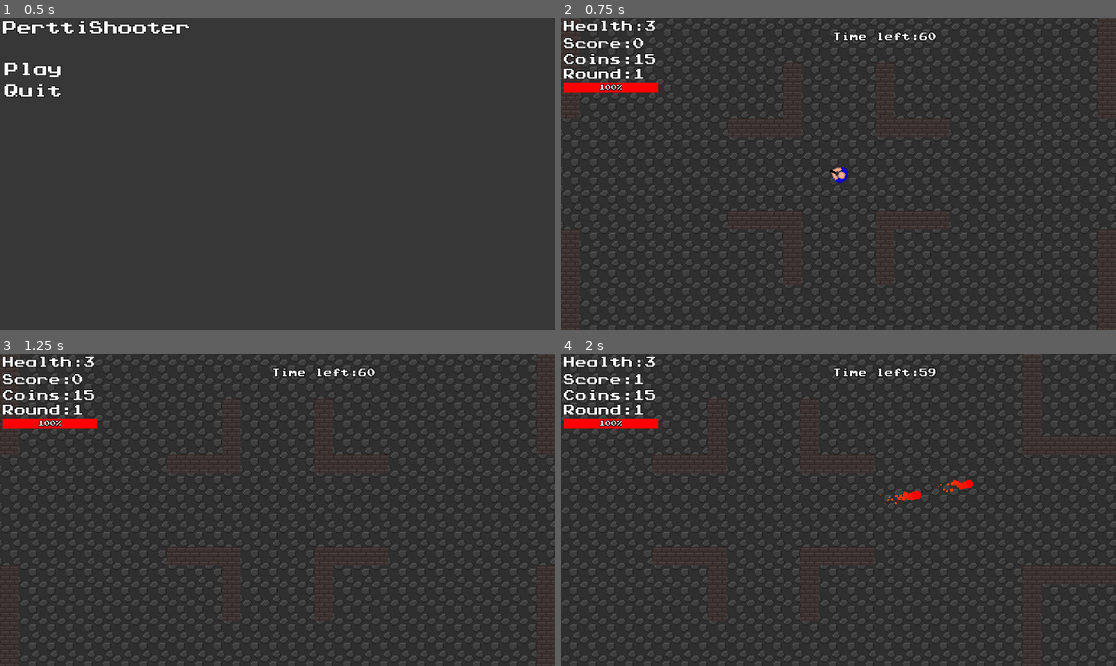
Above: before the commit, frames 1-4 (two rows, left to right).
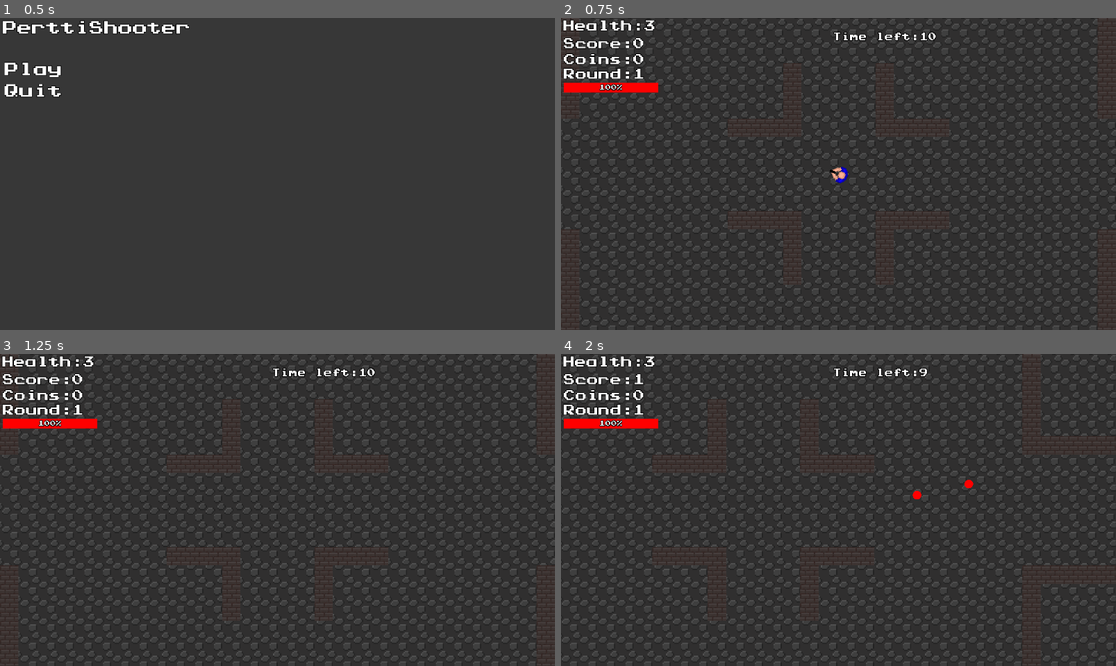
Above: after the commit, the same moments.

Repository: Kirottu/perttishooter
Game: Godot game, scene res://Scenes/MainMenu.tscn
The game is run twice, just before and just after one commit, with the same random seed, the same clock (stepped at 60 frames per second) and the same inputs.
Inputs (mouse positions are in pixels of both pictures, inside the frame that each line leads up to):
- Up to frame 1 (0.5 s): no input
- Up to frame 2 (0.75 s): click "Play" at 0.5 s
- Up to frame 3 (1.25 s): no input
- Up to frame 4 (2 s): tap Enter at 1.25 s; move the mouse to (960, 494) at 1.27 s; hold D (right) from 1.28 s (still down); hold Space (fire) from 1.28 s (still down)

Frame 1 is identical in both runs. In frame 2, 0.4% of the frame differs, in the area x 0-67%, y 0-15%; in frame 3, 0.4%; in frame 4, 0.6%, in the area x 0-74%, y 0-49%.

Commit message:
Added shop entries, fixed some bugs regarding core attacks, added Klassic sfx

Diff:
--- a/Scenes/Bullet.tscn
+++ b/Scenes/Bullet.tscn
@@ -46,6 +46,7 @@
 texture = ExtResource( 1 )
 
 [node name="Particles2D" type="Particles2D" parent="."]
+visible = false
 amount = 20
 speed_scale = 3.0
 process_material = SubResource( 6 )
--- a/Scenes/Enemy.tscn
+++ b/Scenes/Enemy.tscn
@@ -4,7 +4,7 @@
 [ext_resource path="res://Assets/Textures/Sprites/zombie1.png" type="Texture" id=2]
 [ext_resource path="res://Assets/Textures/Sprites/zombie_hurt1.png" type="Texture" id=3]
 [ext_resource path="res://Assets/Textures/Rectangles/black_rectangle.png" type="Texture" id=4]
-[ext_resource path="res://Assets/Audio/hurt.wav" type="AudioStream" id=5]
+[ext_resource path="res://Assets/Audio/damage/enemy_hit3.wav" type="AudioStream" id=5]
 [ext_resource path="res://Assets/Audio/explosion.wav" type="AudioStream" id=6]
 
 [sub_resource type="SpriteFrames" id=1]
--- a/Scenes/Level.tscn
+++ b/Scenes/Level.tscn
@@ -7,6 +7,7 @@
 [ext_resource path="res://Assets/Fonts/prstartk.ttf" type="DynamicFontData" id=5]
 [ext_resource path="res://Assets/Fonts/font.tres" type="DynamicFont" id=6]
 [ext_resource path="res://Scripts/PauseMenu.gd" type="Script" id=7]
+[ext_resource path="res://Assets/Audio/ui/menu_select.wav" type="AudioStream" id=8]
 
 [sub_resource type="ConvexPolygonShape2D" id=1]
 points = PoolVector2Array( 0, 0, 64, 0, 64, 64, 0, 64 )
@@ -84,52 +85,58 @@
 } ]
 4/z_index = 0
 
-[sub_resource type="StyleBoxFlat" id=15]
+[sub_resource type="StyleBoxFlat" id=5]
 bg_color = Color( 0, 0, 0, 0.607843 )
 
-[sub_resource type="DynamicFont" id=17]
+[sub_resource type="DynamicFont" id=6]
 size = 30
 outline_size = 2
 outline_color = Color( 0, 0, 0, 1 )
 font_data = ExtResource( 5 )
 
-[sub_resource type="DynamicFont" id=16]
+[sub_resource type="DynamicFont" id=18]
 size = 30
 outline_size = 2
 outline_color = Color( 0, 0, 0, 1 )
 font_data = ExtResource( 5 )
 
-[sub_resource type="StyleBoxFlat" id=5]
+[sub_resource type="DynamicFont" id=7]
+size = 30
+outline_size = 2
+outline_color = Color( 0, 0, 0, 1 )
+font_data = ExtResource( 5 )
+
+[sub_resource type="StyleBoxFlat" id=8]
 bg_color = Color( 1, 0, 0, 1 )
 
-[sub_resource type="StyleBoxFlat" id=6]
+[sub_resource type="StyleBoxFlat" id=9]
 bg_color = Color( 0.227451, 0.227451, 0.227451, 1 )
 
-[sub_resource type="DynamicFont" id=7]
+[sub_resource type="DynamicFont" id=10]
 size = 20
 outline_size = 2
 outline_color = Color( 0, 0, 0, 1 )
 font_data = ExtResource( 5 )
 
-[sub_resource type="DynamicFont" id=8]
+[sub_resource type="DynamicFont" id=11]
 size = 40
 outline_size = 2
 outline_color = Color( 0, 0, 0, 1 )
 font_data = ExtResource( 5 )
 
-[sub_resource type="DynamicFont" id=9]
+[sub_resource type="DynamicFont" id=12]
 size = 40
 outline_size = 2
 outline_color = Color( 0, 0, 0, 1 )
 font_data = ExtResource( 5 )
 
-[sub_resource type="DynamicFont" id=10]
+[sub_resource type="DynamicFont" id=13]
 size = 30
 outline_size = 2
 outline_color = Color( 0, 0, 0, 1 )
 font_data = ExtResource( 5 )
 
-[sub_resource type="Shader" id=11]
+[sub_resource type="Shader" id=14]
 code = "    shader_type canvas_item;
 
 uniform float amount : hint_range(0,0.5);
@@ -193,25 +200,36 @@
 }
 
 [node name="VBoxContainer" type="VBoxContainer" parent="HUD/Shop/Panel/ScrollContainer"]
-margin_right = 282.0
+margin_right = 432.0
+margin_bottom = 88.0
+custom_constants/separation = 10
+
+[node name="CoreHealthAdd" type="ToolButton" parent="HUD/Shop/Panel/ScrollContainer/VBoxContainer"]
+margin_right = 432.0
 margin_bottom = 39.0
-custom_constants/separation = 10
-
-[node name="CoreHealthAdd" type="ToolButton" parent="HUD/Shop/Panel/ScrollContainer/VBoxContainer"]
-margin_right = 282.0
-margin_bottom = 39.0
-custom_fonts/font = SubResource( 17 )
+custom_fonts/font = SubResource( 6 )
 custom_colors/font_color = Color( 1, 1, 1, 1 )
 custom_colors/font_color_hover = Color( 0.733333, 0.733333, 0.733333, 1 )
 custom_colors/font_color_pressed = Color( 0.478431, 0.47451, 0.47451, 1 )
-text = "100% Core"
+text = "100% Core 30C"
+align = 0
+
+[node name="PerttiHealth" type="ToolButton" parent="HUD/Shop/Panel/ScrollContainer/VBoxContainer"]
+margin_top = 49.0
+margin_right = 432.0
+margin_bottom = 88.0
+custom_fonts/font = SubResource( 18 )
+custom_colors/font_color = Color( 1, 1, 1, 1 )
+custom_colors/font_color_hover = Color( 0.733333, 0.733333, 0.733333, 1 )
+custom_colors/font_color_pressed = Color( 0.478431, 0.47451, 0.47451, 1 )
+text = "3HP Pertti 15C"
 
 [node name="ShopLabel" type="Label" parent="HUD/Shop/Panel"]
 margin_left = 10.0
 margin_top = 10.0
 margin_right = 40.0
 margin_bottom = 14.0
-custom_fonts/font = SubResource( 16 )
+custom_fonts/font = SubResource( 7 )
 text = "Shop"
 
 [node name="HUD" type="Node" parent="HUD"]
@@ -231,11 +249,11 @@
 }
 
 [node name="Label" type="Label" parent="HUD/HUD"]
-margin_left = 10.0
-margin_top = 10.0
-margin_right = 344.0
-margin_bottom = 81.0
-custom_fonts/font = SubResource( 8 )
+margin_left = 8.0
+margin_top = 8.0
+margin_right = 342.0
+margin_bottom = 79.0
+custom_fonts/font = SubResource( 11 )
 text = "Health: "
 __meta__ = {
 "_edit_use_anchors_": false
@@ -301,7 +319,7 @@
 [node name="RoundTimerIndicator" type="Label" parent="HUD/HUD"]
 margin_right = 40.0
 margin_bottom = 14.0
-custom_fonts/font = SubResource( 10 )
+custom_fonts/font = SubResource( 13 )
 __meta__ = {
 "_edit_use_anchors_": false
 }
@@ -480,8 +498,12 @@
 [node name="Area2D" type="Area2D" parent="Shop"]
 
 [node name="CollisionShape2D" type="CollisionShape2D" parent="Shop/Area2D"]
-shape = SubResource( 14 )
+shape = SubResource( 17 )
+
+[node name="Click" type="AudioStreamPlayer" parent="."]
+stream = ExtResource( 8 )
 [connection signal="pressed" from="HUD/Shop/Panel/ScrollContainer/VBoxContainer/CoreHealthAdd" to="." method="_on_CoreHealthAdd_pressed"]
+[connection signal="pressed" from="HUD/Shop/Panel/ScrollContainer/VBoxContainer/PerttiHealth" to="." method="_on_PerttiHealth_pressed"]
 [connection signal="pressed" from="HUD/PauseMenu/MainMenuButton" to="HUD/PauseMenu" method="_on_MainMenuButton_pressed"]
 [connection signal="pressed" from="HUD/PauseMenu/QuitButton" to="HUD/PauseMenu" method="_on_QuitButton_pressed"]
 [connection signal="pressed" from="HUD/PauseMenu/ResumeButton" to="HUD/PauseMenu" method="_on_ResumeButton_pressed"]
--- a/Scenes/MainMenu.tscn
+++ b/Scenes/MainMenu.tscn
@@ -1,7 +1,8 @@
-[gd_scene load_steps=3 format=2]
+[gd_scene load_steps=4 format=2]
 
 [ext_resource path="res://Scripts/MainMenu.gd" type="Script" id=1]
 [ext_resource path="res://Assets/Fonts/font.tres" type="DynamicFont" id=2]
+[ext_resource path="res://Assets/Audio/ui/menu_select.wav" type="AudioStream" id=3]
 
 [node name="MainMenu" type="Control"]
 anchor_right = 1.0
@@ -46,5 +47,8 @@
 custom_colors/font_color_hover = Color( 1, 0.0588235, 0.0588235, 1 )
 custom_colors/font_color_pressed = Color( 0.721569, 0.0745098, 0.0745098, 1 )
 text = "Quit"
+
+[node name="AudioStreamPlayer" type="AudioStreamPlayer" parent="."]
+stream = ExtResource( 3 )
 [connection signal="pressed" from="PlayButton" to="." method="_on_PlayButton_pressed"]
 [connection signal="pressed" from="QuitButton" to="." method="_on_QuitButton_pressed"]
--- a/Scenes/Pertti.tscn
+++ b/Scenes/Pertti.tscn
@@ -2,7 +2,7 @@
 
 [ext_resource path="res://Scripts/Pertti.gd" type="Script" id=1]
 [ext_resource path="res://Assets/Textures/Sprites/pertti1_pistol.png" type="Texture" id=2]
-[ext_resource path="res://Assets/Audio/fireball.wav" type="AudioStream" id=3]
+[ext_resource path="res://Assets/Audio/weapon/weapon_fire.wav" type="AudioStream" id=3]
 [ext_resource path="res://Assets/Audio/hurt.wav" type="AudioStream" id=4]
 [ext_resource path="res://Assets/Audio/explosion.wav" type="AudioStream" id=5]
 
@@ -47,13 +47,13 @@
 
 [node name="Fireball" type="AudioStreamPlayer2D" parent="."]
 stream = ExtResource( 3 )
-volume_db = -10.0
 
 [node name="Hurt" type="AudioStreamPlayer2D" parent="."]
 stream = ExtResource( 4 )
 
 [node name="Explosion" type="AudioStreamPlayer2D" parent="."]
 stream = ExtResource( 5 )
+attenuation = 0.0490365
 
 [node name="Invinsibility" type="AnimationPlayer" parent="."]
 anims/Invinsibility = SubResource( 1 )
--- a/Scripts/Level.gd
+++ b/Scripts/Level.gd
@@ -138,11 +138,11 @@
 	core_damage_timer.set_one_shot(false)
 
 func set_positions():
-	shop_panel.rect_size = Vector2(300, get_viewport().size.y - 200)
+	shop_panel.rect_size = Vector2(500, get_viewport().size.y - 200)
 	shop_panel.rect_position = Vector2(get_viewport().size.x - shop_panel.get_rect().size.x, 100)
 	game_over_label.rect_position = Vector2((get_viewport().size.x - game_over_label.get_rect().size.x) / 2, get_viewport().size.y / 4)
 	shop_panel.get_node("ScrollContainer").rect_size = Vector2(shop_panel.rect_size.x, shop_panel.rect_size.y - 40)
-	shop_panel.get_node("ScrollContainer").rect_position = Vector2(shop_panel.get_node("ScrollContainer").rect_position.x, shop_panel.get_node("ScrollContainer").rect_position.y + 40)
+	shop_panel.get_node("ScrollContainer").rect_position = Vector2(0, 40)
 	quit_button.rect_position = Vector2((get_viewport().size.x - quit_button.get_rect().size.x) / 2, get_viewport().size.y / 4 + 250)
 	main_menu_button.rect_position = Vector2((get_viewport().size.x - main_menu_button.get_rect().size.x) / 2, get_viewport().size.y / 4 + 175)
 	restart_button.rect_position = Vector2((get_viewport().size.x - restart_button.get_rect().size.x) / 2, get_viewport().size.y / 4 + 100)
@@ -246,7 +246,7 @@
 		if !tower_under_attack:
 			initialization_period()
 			yield(get_tree().create_timer(Settings.attack_initalization_period), "timeout")
-		if enemies_in_tower != 0:
+		if enemies_in_tower != 0 and !round_interval:
 			tower_under_attack = true
 			core_damage_timer.start()
 			under_attack_label.text = "Core under attack!"
@@ -272,7 +272,7 @@
 	coin_label.text = "Coins:" + str(Settings.coins)
 
 func _on_Shop_body_entered(body):
-	if body.name == "Pertti":
+	if "Pertti" in body.name and round_interval:
 		print("Shop entered")
 		shop_panel.visible = true
 
@@ -315,12 +315,20 @@
 	set_positions()
 
 func _on_Area2D_body_exited(body):
-	if body.name == "Pertti":
+	if "Pertti" in body.name:
 		shop_panel.visible = false
 
 func _on_CoreHealthAdd_pressed():
-	if tower_health != Settings.tower_health and Settings.coins >= 15 and !tower_destroyed and !tower_under_attack:
+	$Click.play()
+	if tower_health != Settings.tower_health and Settings.coins >= 30 and !tower_destroyed:
 		tower_health = Settings.tower_health
-		Settings.coins -= 15
+		Settings.coins -= 30
 		tower_health_bar.value = tower_health
 		coin_label.text = "Coins:" + str(Settings.coins)
+
+func _on_PerttiHealth_pressed():
+	$Click.play()
+	if pertti.health != Settings.pertti_health and Settings.coins >= 15:
+		Settings.coins -= 15
+		pertti.health = Settings.pertti_health
+		health_label.text = "Health:" + str(pertti.health)
--- a/Scripts/MainMenu.gd
+++ b/Scripts/MainMenu.gd
@@ -1,7 +1,9 @@
 extends Control
 
 func _on_PlayButton_pressed():
+	$AudioStreamPlayer.play()
 	get_tree().change_scene("res://Scenes/Level.tscn")
 
 func _on_QuitButton_pressed():
 	get_tree().quit()
+	$AudioStreamPlayer.play()
--- a/Scripts/Npc.gd
+++ b/Scripts/Npc.gd
@@ -4,7 +4,6 @@
 var bullet = preload("res://Scenes/Bullet.tscn")
 
 # Node references
-onready var nav_2d = $Navigation2D
 onready var hurt_sound = $Hurt
 onready var explosion = $Explosion
 onready var sprite = $Sprite
@@ -26,7 +25,6 @@
 
 func _ready():
 	rng.randomize()
-	connect("body_entered", self, "_on_seeing_something")
 
 func _physics_process(delta):
 	if position.distance_to(pertti.position) > Settings.npc_follow_pertti_treshold:
--- a/Scripts/Pertti.gd
+++ b/Scripts/Pertti.gd
@@ -18,6 +18,7 @@
 var bullet = preload("res://Scenes/Bullet.tscn")
 
 # Bools
+var moving = false
 var invinsibility = false
 var gameover = false
 var can_fire = true
--- a/Scripts/Settings.gd
+++ b/Scripts/Settings.gd
@@ -21,7 +21,7 @@
 
 # Level control logic related variables
 var warning_flash_interval = 0.08
-var round_time = 60
+var round_time = 10
 var round_interval = 30
 var difficulty_increase = 0.08
 var max_first_path_delay = 30 #confusing name, this is the amount of physics steps (max 60/second) before a new path is calculated for the enemies
@@ -41,4 +41,4 @@
 var rounds = 1 # Supposed to be round, but it is a built in type in godot and so unusable
 var difficulty = 0
 var score = 0
-var coins = 15
+var coins = 0
--- a/project.godot
+++ b/project.godot
@@ -18,6 +18,7 @@
 config/name="perttishooter"
 run/main_scene="res://Scenes/MainMenu.tscn"
 boot_splash/image="res://Assets/Textures/rocket_spaghetti_logo.png"
+boot_splash/fullsize=false
 boot_splash/bg_color=Color( 1, 1, 1, 1 )
 config/icon="res://icon.png"
 
Not shown, added: Assets/Audio/damage/enemy_hit.wav.import
Not shown, added: Assets/Audio/damage/enemy_hit2.wav.import
Not shown, added: Assets/Audio/damage/enemy_hit3.wav.import
Not shown, added: Assets/Audio/misc/crash.wav.import
Not shown, added: Assets/Audio/steps/steps_concrete1.ogg.import
Not shown, added: Assets/Audio/steps/steps_concrete1.wav.import
Not shown, added: Assets/Audio/steps/steps_concrete2.wav.import
Not shown, added: Assets/Audio/steps/steps_concrete3.wav.import
Not shown, added: Assets/Audio/steps/steps_concrete4.wav.import
Not shown, added: Assets/Audio/ui/menu_select.wav.import
Not shown, added: Assets/Audio/weapon/weapon_fire.wav.import
Not shown: 9 places in Scenes/Level.tscn that only renumber resources
(and 11 more such lines)
